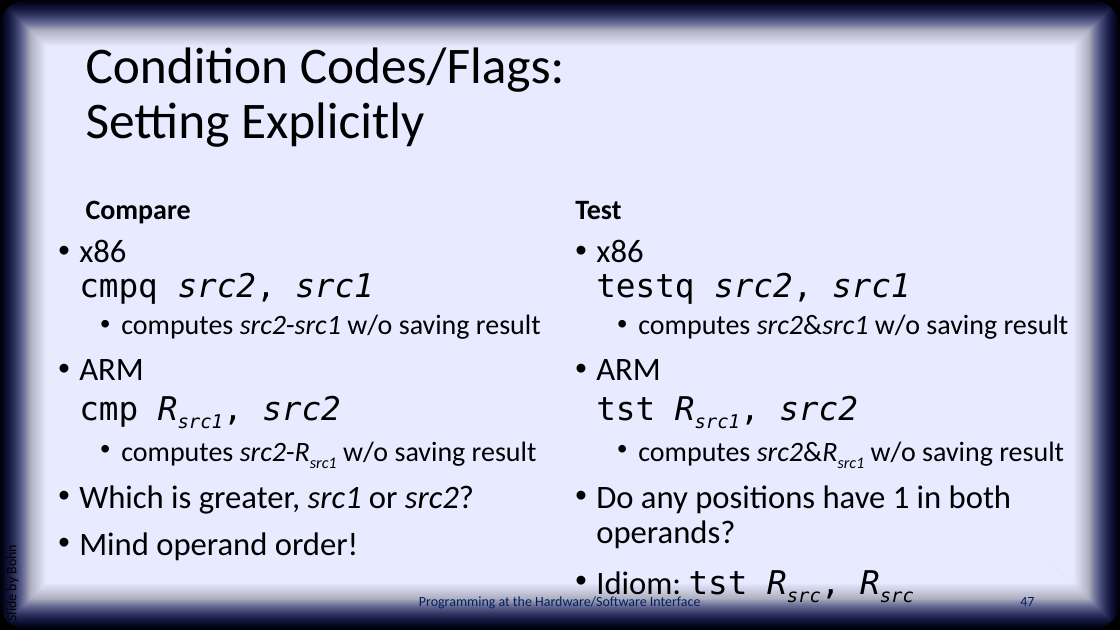
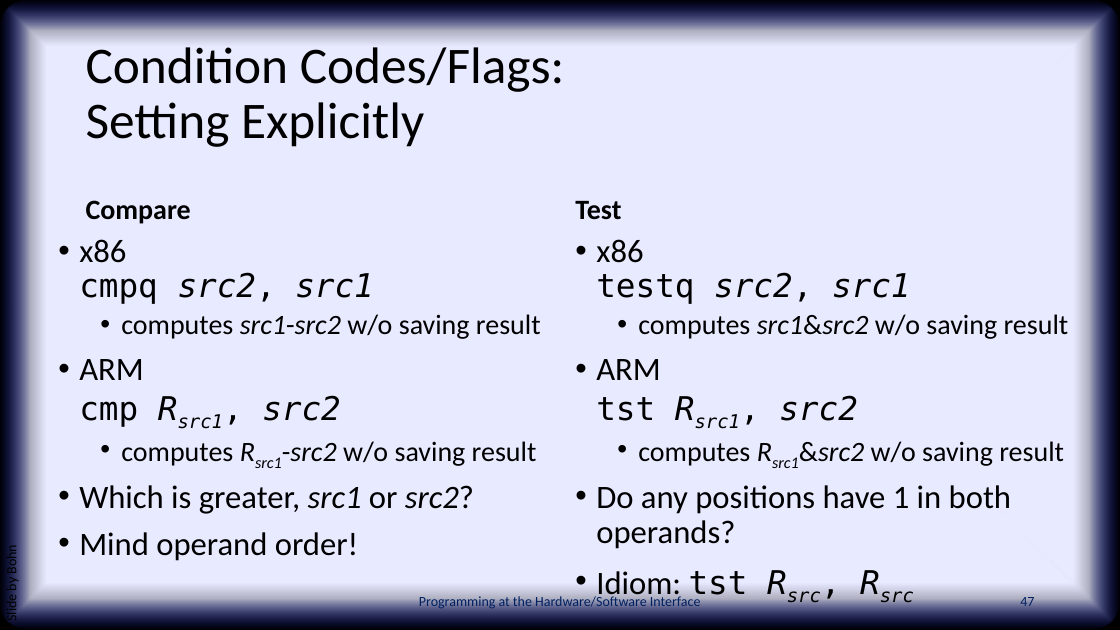
Before and after one commit to PHSI-supplements/slides, a slide deck: slide 47 of chap06.pptx. Drawn at 1120x630 pixels with LibreOffice and Linux fonts; fonts in the diff are those of the drawing; background and template pictures are left out. Boxes give left, top, right and bottom in pixels: in the first picture for what was removed or moved away, otherwise in the second. Text is boxed around its words. In the diff, an @@ line names an element or a change of style, - is before the commit and + after.

```diff
--- a/chap06.pptx
+++ b/chap06.pptx
@@ text at (121,314,541,339): text changed @@
-  • computes src2-src1 w/o saving result
+  • computes src1-src2 w/o saving result
@@ text at (638,314,1069,339): text changed @@
-  • computes src2&src1 w/o saving result
+  • computes src1&src2 w/o saving result
@@ text at (121,441,537,466): text changed @@
-  • computes src2-Rsrc1 w/o saving result
+  • computes Rsrc1-src2 w/o saving result
@@ text at (638,441,1064,466): text changed @@
-  • computes src2&Rsrc1 w/o saving result
+  • computes Rsrc1&src2 w/o saving result
```
Also in this commit, not shown: 4 other files.
